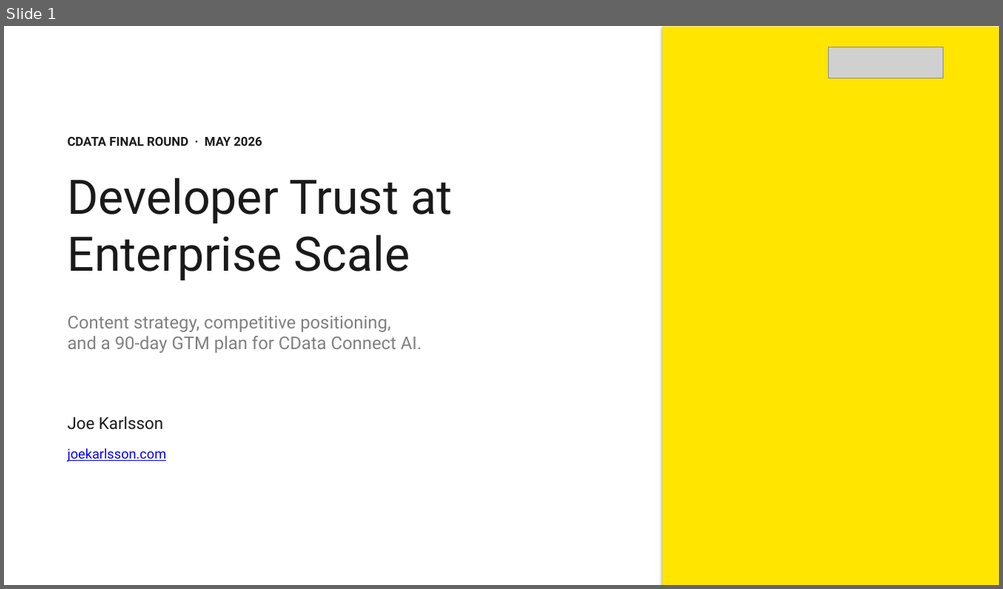
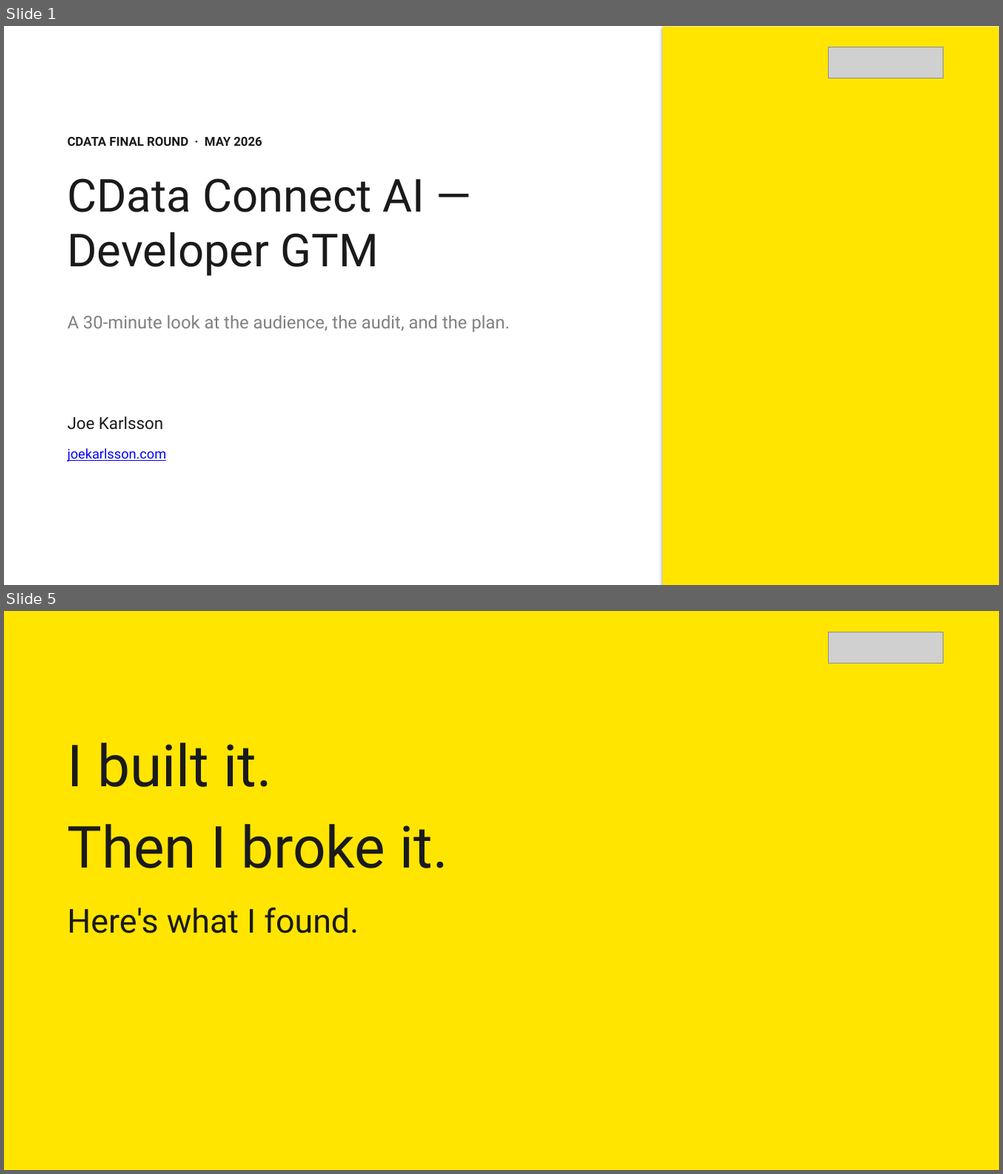
Before and after one commit to JoeKarlsson/connect-ai-agent-demo, a slide deck: presentation/cdata-interview.pptx. Shown one above the other, each under a label of ours: slide 1 before the commit, slides 1 and 5 after it; the slides between them are not shown. The pictures are 1003x589 and 1003x1174 pixels, drawn with LibreOffice and Linux fonts; fonts in the diff are those of the drawing; grey boxes stand for pictures. Boxes give left, top, right and bottom in pixels: in the first picture for what was removed or moved away, otherwise in the second. Text is boxed around its words. In the diff, an @@ line names an element or a change of style, - is before the commit and + after.

```diff
--- a/presentation/cdata-interview.pptx
+++ b/presentation/cdata-interview.pptx
@@ slide 5 added at (4, 611, 999, 1170), background #FFE500 @@
@@ picture added at (828, 632, 943, 664) @@
@@ text added at (67, 743, 272, 787), 56 pt, text #1A1A1A @@
+I built it.
@@ text added at (67, 824, 448, 869), 56 pt, text #1A1A1A @@
+Then I broke it.
@@ text added at (67, 908, 358, 934), 32 pt, text #1A1A1A @@
+Here's what I found.
@@ slide 1 changed as well @@
@@ text at (68, 178, 425, 276): text changed; size 46 to 44 pt @@
-Developer Trust at Enterprise Scale
+CData Connect AI — Developer GTM
@@ text at (68, 315, 510, 332): text changed @@
-Content strategy, competitive positioning,
-and a 90-day GTM plan for CData Connect AI.
+A 30-minute look at the audience, the audit, and the plan.
```
Also in this commit, not shown: 1 other slide changed, 42 other slides added, 18 slides removed, 8 other files.
